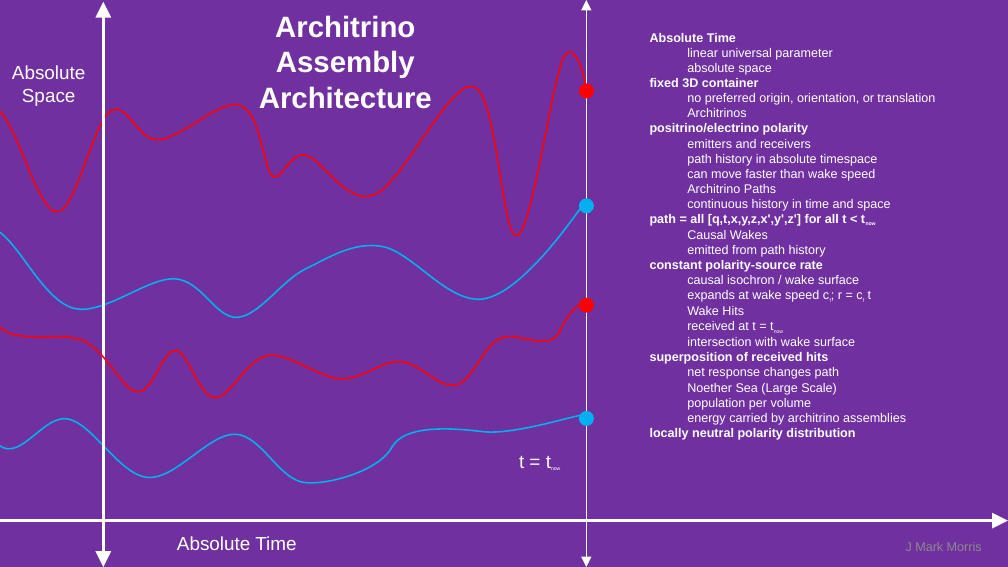
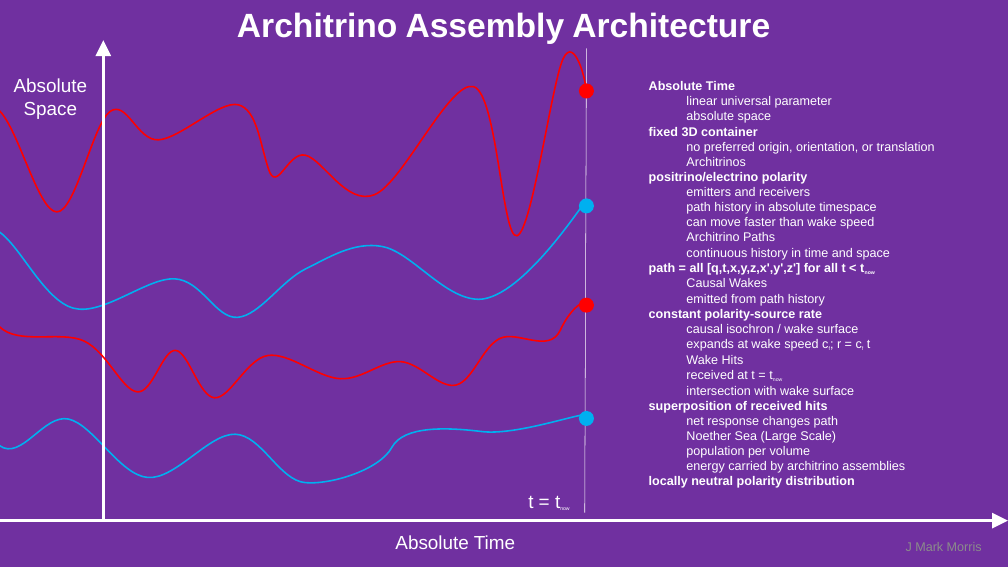
Before and after one commit to jmarkmorris/architrino, a slide deck: slide 13 of reference/archie/presentations/NPQG Fundamentals - Paths.pptx. Drawn at 1008x567 pixels with LibreOffice and Linux fonts; fonts in the diff are those of the drawing. Boxes give left, top, right and bottom in pixels: in the first picture for what was removed or moved away, otherwise in the second. Text is boxed around its words. In the diff, an @@ line names an element or a change of style, - is before the commit and + after.

```diff
--- a/reference/archie/presentations/NPQG Fundamentals - Paths.pptx
+++ b/reference/archie/presentations/NPQG Fundamentals - Paths.pptx
@@ text "Architrino Assembly Architecture": place and size @@
-text "Architrino Assembly Architecture" at (259, 15, 432, 109)
+text "Architrino Assembly Architecture" at (237, 12, 770, 44)
@@ text "Architrino Assembly Architecture" at (237, 12, 770, 44): size 28 to 32 pt @@
@@ double arrow moved from (104, 567) - (104, 2) to (104, 521) - (104, 40) @@
@@ double arrow (104, 521) - (104, 40): double arrow to arrow @@
@@ double arrow moved from (587, 0) - (587, 567) to (587, 46) - (585, 513) @@
@@ double arrow (587, 46) - (585, 513): double arrow to line @@
@@ text "Absolute": place and size @@
-text "Absolute" at (12, 65, 86, 106)
+text "Absolute" at (14, 78, 88, 119)
@@ text "Absolute Time": place and size @@
-text "Absolute Time" at (650, 33, 935, 440)
+text "Absolute Time" at (649, 81, 935, 488)
@@ text "t = tnow": place and size @@
-text "t = tnow" at (519, 455, 524, 468)
+text "t = tnow" at (528, 496, 533, 508)
@@ text "Absolute Time": place and size @@
-text "Absolute Time" at (177, 536, 296, 550)
+text "Absolute Time" at (395, 535, 515, 549)
```
Also in this commit, not shown: 12 other slides changed, 3 slides removed, 27 other files.
